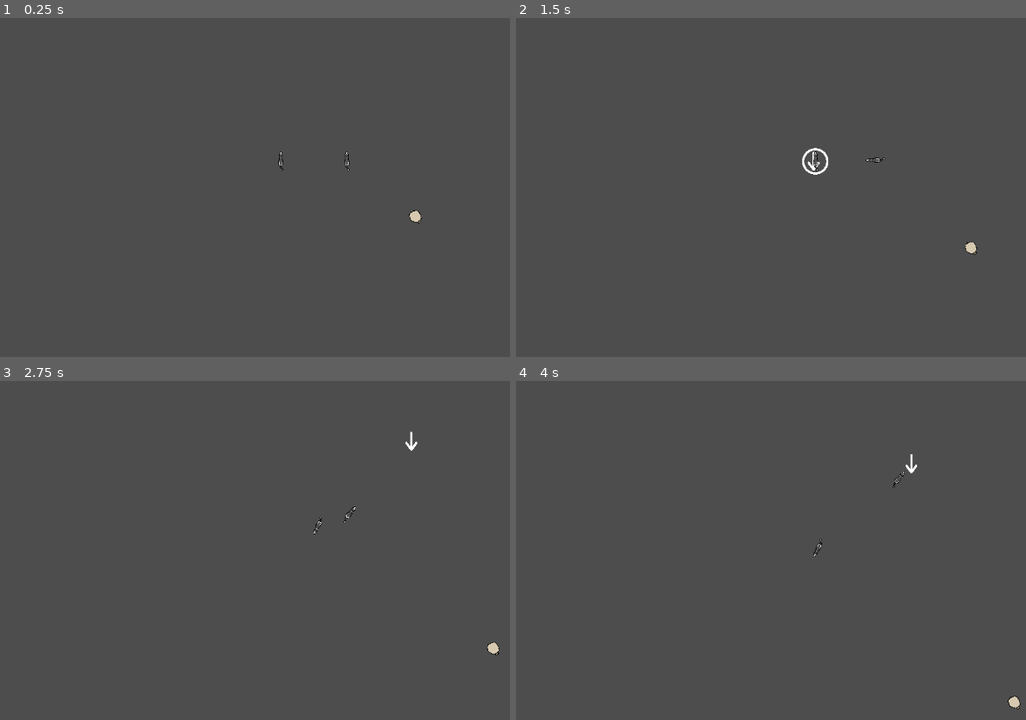
Above: before the commit, frames 1-4 (two rows, left to right).
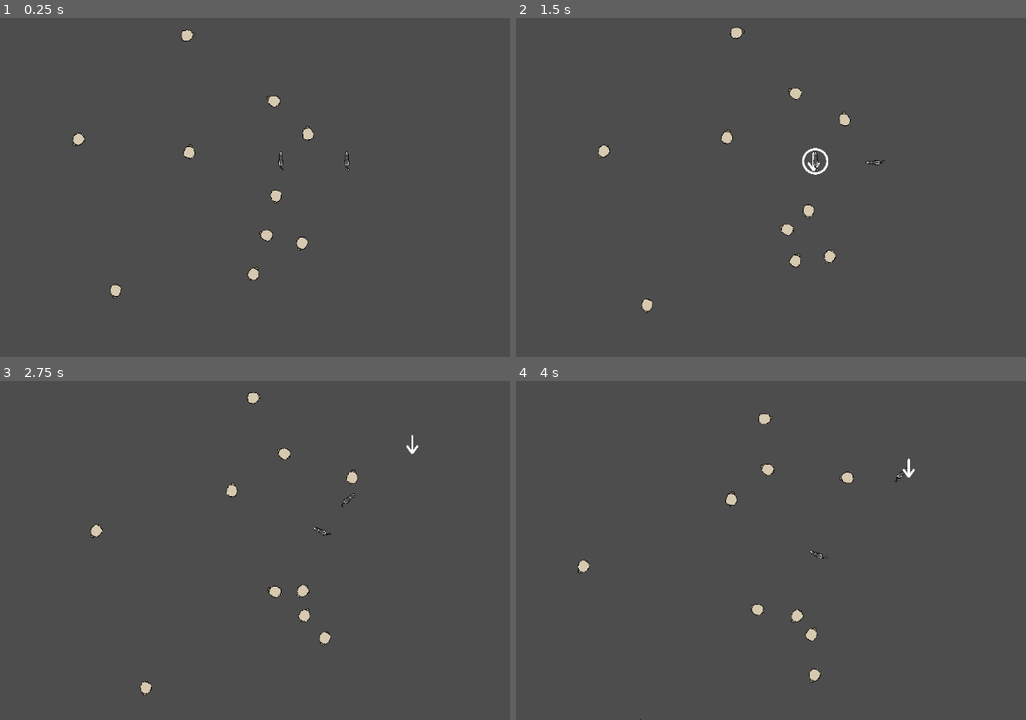
Above: after the commit, the same moments.

Repository: SentientDragon5/CMPM-170-Sheepdog-Herding
Game: Godot game, scene res://main.tscn
The game is run twice, just before and just after one commit, with the same random seed, the same clock (stepped at 60 frames per second) and the same inputs.
Inputs (mouse positions are in pixels of both pictures, inside the frame that each line leads up to):
- Up to frame 1 (0.25 s): no input
- Up to frame 2 (1.5 s): move the mouse to (873, 160) at 0.52 s; press the mouse at (873, 160) at 0.53 s; move the mouse to (811, 160) at 1.27 s; release the mouse at (811, 160) at 1.28 s; click (811, 160) at 1.35 s
- Up to frame 3 (2.75 s): move the mouse to (402, 438) at 2.02 s; press the mouse at (402, 438) at 2.03 s
- Up to frame 4 (4 s): move the mouse to (816, 601) at 2.77 s; release the mouse at (816, 601) at 2.78 s; click (816, 601) at 2.85 s; move the mouse to (outside the picture) at 3.52 s; press the mouse at (outside the picture) at 3.53 s

The runs differ from the first frame. In frame 1, 0.8% of the frame differs, in the area x 14-83%, y 3-83%; in frame 2, 0.8%; in frame 3, 0.9%, in the area x 17-98%, y 3-93%; in frame 4, 0.8%.

Commit message:
Implemented Sheep runaway behavior and Added SheepSpawner

Diff:
--- a/main.tscn
+++ b/main.tscn
@@ -2,10 +2,10 @@
 
 [ext_resource type="PackedScene" uid="uid://qcagqecamniv" path="res://prefabs/dog.tscn" id="1_0xm2m"]
 [ext_resource type="Script" uid="uid://diocjmk07pbfa" path="res://scripts/cam.gd" id="3_1bvp3"]
-[ext_resource type="PackedScene" uid="uid://c1a456lqgotx0" path="res://prefabs/sheep.tscn" id="3_h2yge"]
+[ext_resource type="PackedScene" uid="uid://cly87dbkfe41d" path="res://prefabs/sheepSpawner.tscn" id="3_h2yge"]
 
 [sub_resource type="NavigationPolygon" id="NavigationPolygon_7dm0k"]
-vertices = PackedVector2Array(1034.2813, 812.8828, -878.22656, 791.10156, -918.75, -854.14844, 1083.6875, -884.8281)
+vertices = PackedVector2Array(1090.4375, 814.9375, -924.96094, 789.1172, -919.03125, -854.14844, 1084.0313, -884.84375)
 polygons = Array[PackedInt32Array]([PackedInt32Array(0, 1, 2, 3)])
 outlines = Array[PackedVector2Array]([PackedVector2Array(-929, -864, 1094, -895, 1044, 823, -888, 801)])
 
@@ -22,5 +22,5 @@
 [node name="Camera2D" type="Camera2D" parent="."]
 script = ExtResource("3_1bvp3")
 
-[node name="Sheep" parent="." instance=ExtResource("3_h2yge")]
-position = Vector2(107, 81)
+[node name="SheepSpawner" parent="." instance=ExtResource("3_h2yge")]
+position = Vector2(-54, 0)
--- a/prefabs/dog.tscn
+++ b/prefabs/dog.tscn
@@ -7,6 +7,9 @@
 
 [sub_resource type="RectangleShape2D" id="RectangleShape2D_asnll"]
 size = Vector2(24, 40)
+
+[sub_resource type="CircleShape2D" id="CircleShape2D_asnll"]
+radius = 70.00714
 
 [node name="Dog" type="CharacterBody2D"]
 input_pickable = true
@@ -39,4 +42,11 @@
 radius = 22.94
 avoidance_enabled = false
 
+[node name="Area2D" type="Area2D" parent="."]
+
+[node name="FearRadius" type="CollisionShape2D" parent="Area2D"]
+shape = SubResource("CircleShape2D_asnll")
+
 [connection signal="velocity_computed" from="NavigationAgent2D" to="." method="_on_navigation_agent_2d_velocity_computed"]
+[connection signal="body_entered" from="Area2D" to="." method="_on_area_2d_body_entered"]
+[connection signal="body_exited" from="Area2D" to="." method="_on_area_2d_body_exited"]
--- a/prefabs/sheep.tscn
+++ b/prefabs/sheep.tscn
@@ -6,7 +6,7 @@
 [sub_resource type="CircleShape2D" id="CircleShape2D_wkwx1"]
 radius = 19.235384
 
-[node name="Sheep" type="CharacterBody2D"]
+[node name="Sheep" type="CharacterBody2D" groups=["sheep"]]
 script = ExtResource("1_wkwx1")
 
 [node name="SheepSprite" type="Sprite2D" parent="."]
--- /dev/null
+++ b/prefabs/sheepSpawner.tscn
@@ -0,0 +1,33 @@
+[gd_scene load_steps=3 format=3 uid="uid://cly87dbkfe41d"]
+
+[ext_resource type="PackedScene" uid="uid://c1a456lqgotx0" path="res://prefabs/sheep.tscn" id="1_v2xpj"]
+
+[sub_resource type="GDScript" id="GDScript_75b2l"]
+script/source = "extends Node2D
+
+@export var sheep_scene: PackedScene
+@export var spawn_area: Vector2 = Vector2(800, 600)
+@export var initial_count: int = 10
+
+func _ready():
+	for i in range(initial_count):
+		spawn_sheep()
+
+func spawn_sheep():
+	if sheep_scene == null:
+		push_error(\"No sheep scene assigned to SheepSpawner!\")
+		return
+	var sheep = sheep_scene.instantiate()
+	add_child(sheep)
+
+	var half_area = spawn_area / 2.0
+	var min = global_position - half_area
+	var max = global_position + half_area
+	var x = randf_range(min.x, max.x)
+	var y = randf_range(min.y, max.y)
+	sheep.global_position = Vector2(x, y)
+"
+
+[node name="SheepSpawner" type="Node2D"]
+script = SubResource("GDScript_75b2l")
+sheep_scene = ExtResource("1_v2xpj")
--- a/scripts/dog.gd
+++ b/scripts/dog.gd
@@ -55,3 +55,14 @@
 
 func _on_navigation_agent_2d_velocity_computed(safe_velocity: Vector2) -> void:
 	position += safe_velocity * get_physics_process_delta_time()
+
+
+func _on_area_2d_body_entered(body: Node2D) -> void:
+	if body.is_in_group("sheep"):
+		print("entered")
+		body.start_fleeing_from(self)
+
+func _on_area_2d_body_exited(body: Node2D) -> void:
+	if body.is_in_group("sheep"):
+		print("exited")
+		body.stop_fleeing_from(self)
--- a/scripts/sheep.gd
+++ b/scripts/sheep.gd
@@ -1,7 +1,9 @@
 extends CharacterBody2D
 
-@export var _speed = 50
+@export var _speed = 20
 var _direction = Vector2()
+
+var threatening_dogs = []
 
 
 func _ready() -> void:
@@ -9,6 +11,25 @@
 
 
 func _physics_process(delta: float) -> void:
-	velocity = _direction * _speed
-	rotation = atan2(_direction.y, _direction.x) + deg_to_rad(90)
-	move_and_slide()
+	var flee_direction = Vector2.ZERO
+	for dog in threatening_dogs:
+		var diff = global_position - dog.global_position
+		if diff.length() > 0.1:
+			flee_direction += diff.normalized()
+	if flee_direction != Vector2.ZERO:
+		flee_direction = flee_direction.normalized()
+		velocity = flee_direction * _speed
+		rotation = atan2(flee_direction.y, flee_direction.x) + deg_to_rad(90)
+		move_and_slide()
+	else:
+		# idle or other behavior if not threatened
+		velocity = _direction * _speed
+		rotation = atan2(_direction.y, _direction.x) + deg_to_rad(90)
+		move_and_slide()
+
+func start_fleeing_from(dog):
+	if dog not in threatening_dogs:
+		threatening_dogs.append(dog)
+
+func stop_fleeing_from(dog):
+	threatening_dogs.erase(dog)
Not shown: 1 places in prefabs/dog.tscn that only renumber resources
